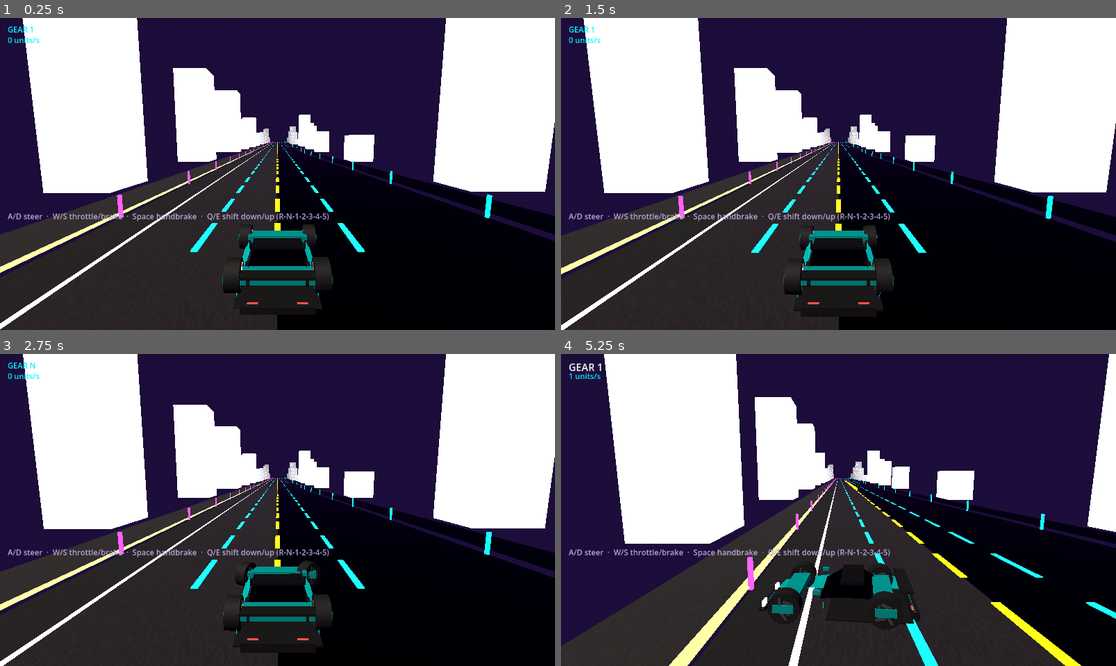
Above: before the commit, frames 1-4 (two rows, left to right).
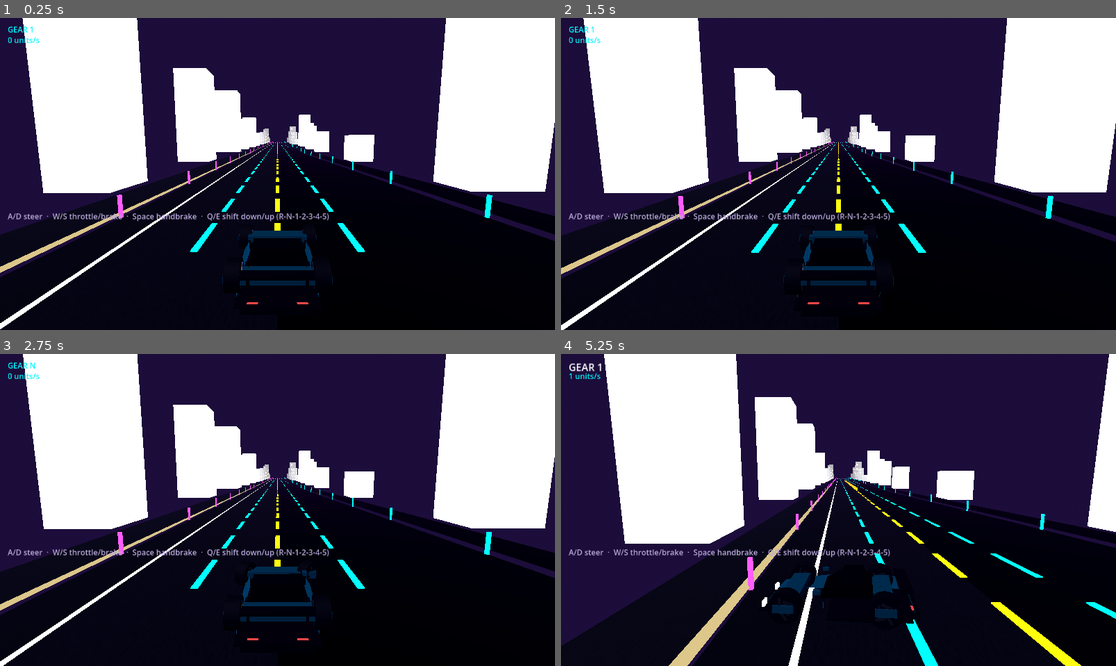
Above: after the commit, the same moments.

Repository: SmurfyHehe/neon-overdrive
Game: Godot game, scene res://Game.tscn
The game is run twice, just before and just after one commit, with the same random seed, the same clock (stepped at 60 frames per second) and the same inputs.
Inputs:
- Up to frame 1 (0.25 s): no input
- Up to frame 2 (1.5 s): tap Enter at 0.5 s; hold D 0.53-1.28 s; tap Q at 0.6 s; tap Space at 0.77 s; hold S from 1.28 s (still down); tap E at 1.35 s
- Up to frame 3 (2.75 s): tap Space at 1.52 s; release S at 2.03 s; hold D from 2.03 s (still down); tap Q at 2.1 s
- Up to frame 4 (5.25 s): release D at 2.78 s; hold W 2.78-3.53 s; tap E at 2.85, 4.35 s; tap Space at 3.02, 3.77, 4.52 s; hold A 3.53-5.03 s; tap Q at 3.6, 5.1 s; hold S from 5.03 s (still down)

The runs differ from the first frame. In frame 1, 22% of the frame differs, in the area x 0-89%, y 39-100%; in frame 2, 22%; in frame 3, 22%; in frame 4, 26%, in the area x 0-100%, y 40-100%.

Commit message:
Night lighting: drop the daylight key to a dim moonlight key
game.gd lit the scene with a warm white directional light at energy 1.1 -- a daylight sun inside a purple night palette, fighting it. road_chunk_builder.gd already authors this world for night: near-black asphalt albedos plus emissive curbs, edge lines, lane dashes, barriers, building windows and cyan/magenta pylons at energy 0.9-2.5. Those emissives are the light you are meant to see, which is also why the markings were made emissive in the first place.

Key light 1.1 -> 0.2 and warm white -> cool blue-violet (0.6, 0.66, 1.0); local var renamed sun -> moon. ambient_light_energy set explicitly to 0.3 (was the default 1.0) so the bright purple sky horizon stops lifting the asphalt back toward grey and flattening the markings. Angle unchanged. Shadows stay off, now documented as deliberate rather than accidental.

RESEARCH-cheap-pretty.md item 1. Verified: clean headless run (300 iterations) and 8s windowed at 1080p, zero errors, no framerate change. On-screen appearance not yet reviewed.

Co-Authored-By: Claude Opus 5 (1M context) <noreply@anthropic.com>

Diff:
--- a/scripts/game.gd
+++ b/scripts/game.gd
@@ -57,15 +57,38 @@
 	env.fog_enabled = true
 	env.fog_light_color = Color(0.11, 0.05, 0.23)
 	env.fog_density = 0.006
+	# NIGHT LIGHTING PASS (2026-09-29, RESEARCH-cheap-pretty.md item 1): the
+	# gradient sky is also the ambient source (Godot's default under BG_SKY),
+	# so its purple horizon fills the scene for free -- no extra light needed.
+	# Dialled down from the default 1.0 because at full energy a bright horizon
+	# lifts the near-black asphalt back toward grey and flattens the emissive
+	# markings it is supposed to sit behind.
+	env.ambient_light_energy = 0.3
 	var world_env := WorldEnvironment.new()
 	world_env.environment = env
 	add_child(world_env)
 
-	var sun := DirectionalLight3D.new()
-	sun.rotation_degrees = Vector3(-55, -35, 0)
-	sun.light_energy = 1.1
-	sun.light_color = Color(1.0, 0.95, 0.86)
-	add_child(sun)
+	# NIGHT LIGHTING PASS (2026-09-29, RESEARCH-cheap-pretty.md item 1): this
+	# was a warm white key at energy 1.1 -- i.e. a daylight sun sitting inside
+	# a purple night palette and fighting it. road_chunk_builder.gd already
+	# authors this world for night: near-black asphalt albedos, plus emissive
+	# curbs, edge lines, lane dashes, barriers, building windows and
+	# cyan/magenta pylons at energy 0.9-2.5. Those ARE the light you are meant
+	# to see (and it's why the markings were made emissive in the first place
+	# -- see that file's header). So this light's only remaining job is a dim
+	# cool moonlight key: enough to give the car body and roadside geometry
+	# form so they don't read as flat silhouettes, not enough to compete with
+	# the neon. Renamed sun -> moon because that is now what it is.
+	#
+	# Shadows stay off (Godot's default) deliberately, not by oversight: a
+	# shadow-casting directional light costs an entire extra pass, and at this
+	# key energy the shadow would barely be visible anyway. A blob shadow under
+	# the car is the cheap version if one is wanted later (RESEARCH item 5).
+	var moon := DirectionalLight3D.new()
+	moon.rotation_degrees = Vector3(-55, -35, 0)
+	moon.light_energy = 0.2
+	moon.light_color = Color(0.6, 0.66, 1.0)
+	add_child(moon)
 
 # ---------- ground collision (new for milestone 2 -- chunks are visual only, wheels need something real to hit) ----------
 func _setup_ground_collision() -> void:
